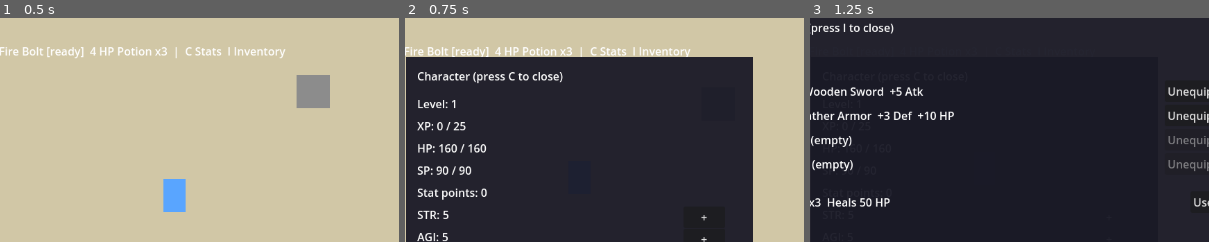
Above: before the commit, frames 1-3 (left to right).
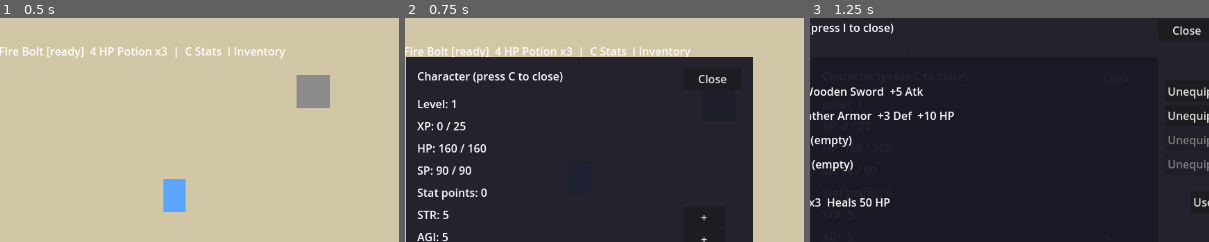
Above: after the commit, the same moments.

Repository: straviux/rok-online-clone
Game: Godot game, scene res://scenes/world/town.tscn
The game is run twice, just before and just after one commit, with the same random seed, the same clock (stepped at 60 frames per second) and the same inputs.
Inputs (mouse positions are % of the whole screen's width and height, from its top left):
- Up to frame 1 (0.5 s): no input
- Up to frame 2 (0.75 s): tap Enter at 0.5 s; move the mouse to (45, 70) at 0.52 s; hold W from 0.53 s (still down); tap C at 0.6 s; click (45, 70) at 0.67 s
- Up to frame 3 (1.25 s): keep holding W; tap I at 0.8 s
The pictures show only the part of the screen within x 28-78%, y 10-60%; the shares and areas given below are measured in that part.

Frame 1 is identical in both runs. In frame 2, 0.1% of the frame differs, in the area x 73-81%, y 25-30%; in frame 3, 0.2%, in the area x 90-98%, y 3-8%.

Commit message:
Add Esc to close panels and Close buttons to character and inventory panels

Diff:
--- a/scenes/ui/character_panel.tscn
+++ b/scenes/ui/character_panel.tscn
@@ -15,9 +15,16 @@
 [node name="TitleLabel" type="Label" parent="Panel"]
 offset_left = 16.0
 offset_top = 16.0
-offset_right = 468.0
+offset_right = 380.0
 offset_bottom = 44.0
 text = "Character (press C to close)"
+
+[node name="CloseButton" type="Button" parent="Panel"]
+offset_left = 400.0
+offset_top = 16.0
+offset_right = 484.0
+offset_bottom = 44.0
+text = "Close"
 
 [node name="LevelLabel" type="Label" parent="Panel"]
 offset_left = 16.0
--- a/scenes/ui/hud.tscn
+++ b/scenes/ui/hud.tscn
@@ -62,4 +62,4 @@
 offset_top = 610.0
 offset_right = 1100.0
 offset_bottom = 640.0
-text = "WASD/arrows or left-click to move. Left-click a monster to walk to it and attack. 1 Power Strike, 2 Heal, 3 Fire Bolt, 4 Potion, C Stats, I Inventory, E near NPCs."
+text = "WASD/arrows or left-click to move. Left-click a monster to walk to it and attack. 1 Power Strike, 2 Heal, 3 Fire Bolt, 4 Potion, C Stats, I Inventory, E near NPCs, Esc close panels."
--- a/scenes/ui/inventory_panel.tscn
+++ b/scenes/ui/inventory_panel.tscn
@@ -15,9 +15,16 @@
 [node name="TitleLabel" type="Label" parent="Panel"]
 offset_left = 16.0
 offset_top = 16.0
+offset_right = 580.0
+offset_bottom = 44.0
+text = "Inventory (press I to close)"
+
+[node name="CloseButton" type="Button" parent="Panel"]
+offset_left = 600.0
+offset_top = 16.0
 offset_right = 684.0
 offset_bottom = 44.0
-text = "Inventory (press I to close)"
+text = "Close"
 
 [node name="GoldLabel" type="Label" parent="Panel"]
 offset_left = 16.0
--- a/scripts/character_panel.gd
+++ b/scripts/character_panel.gd
@@ -22,6 +22,7 @@
 func _ready() -> void:
 	add_to_group("character_panel")
 	visible = false
+	($Panel/CloseButton as Button).pressed.connect(_on_close_pressed)
 	($Panel/STRButton as Button).pressed.connect(_on_add_stat.bind("STR"))
 	($Panel/AGIButton as Button).pressed.connect(_on_add_stat.bind("AGI"))
 	($Panel/VITButton as Button).pressed.connect(_on_add_stat.bind("VIT"))
@@ -36,10 +37,18 @@
 		player.spend_stat_point(stat_name)
 
 
+func _on_close_pressed() -> void:
+	visible = false
+
+
 func _input(event: InputEvent) -> void:
 	if event is InputEventKey:
-		if event.keycode == KEY_C and event.pressed and not event.echo:
-			visible = not visible
+		if event.pressed and not event.echo:
+			if event.keycode == KEY_C:
+				visible = not visible
+			elif event.keycode == KEY_ESCAPE and visible:
+				# Esc closes whichever panel is in front.
+				visible = false
 
 
 func _process(_delta: float) -> void:
--- a/scripts/inventory_panel.gd
+++ b/scripts/inventory_panel.gd
@@ -13,14 +13,23 @@
 func _ready() -> void:
 	add_to_group("inventory_panel")
 	visible = false
+	($Panel/CloseButton as Button).pressed.connect(_on_close_pressed)
+
+
+func _on_close_pressed() -> void:
+	visible = false
 
 
 func _input(event: InputEvent) -> void:
 	if event is InputEventKey:
-		if event.keycode == KEY_I and event.pressed and not event.echo:
-			visible = not visible
-			if visible:
-				refresh()
+		if event.pressed and not event.echo:
+			if event.keycode == KEY_I:
+				visible = not visible
+				if visible:
+					refresh()
+			elif event.keycode == KEY_ESCAPE and visible:
+				# Esc closes whichever panel is in front.
+				visible = false
 
 
 func refresh() -> void:
Not shown, changed: README.md
